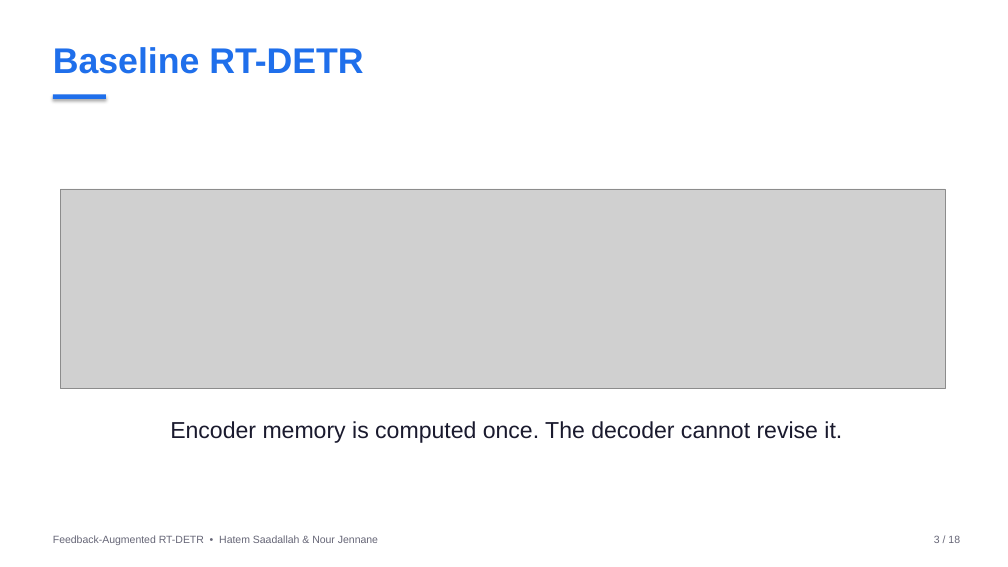
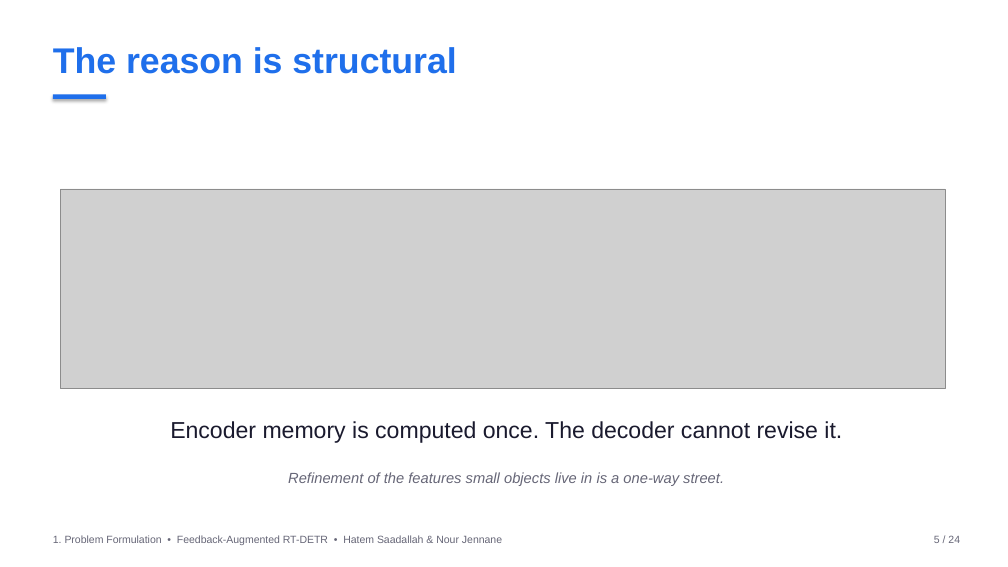
Before and after one commit to HatemSaadallah/feedback-augmented-rtdetr, a slide deck: slide 5 of presentation/feedback_rtdetr_presentation.pptx (slide 3 before the commit). Drawn at 1008x567 pixels with LibreOffice and Linux fonts; fonts in the diff are those of the drawing; grey boxes stand for pictures. Boxes give left, top, right and bottom in pixels: in the first picture for what was removed or moved away, otherwise in the second. Text is boxed around its words. In the diff, an @@ line names an element or a change of style, - is before the commit and + after.

```diff
--- a/presentation/feedback_rtdetr_presentation.pptx
+++ b/presentation/feedback_rtdetr_presentation.pptx
@@ text at (53,47,456,74): text changed @@
-Baseline RT-DETR
+The reason is structural
@@ text added at (288,472,724,486), 14 pt, text #666677, italic @@
+Refinement of the features small objects live in is a one-way street.
@@ text at (53,535,502,545): text changed @@
-Feedback-Augmented RT-DETR • Hatem Saadallah & Nour Jennane
+1. Problem Formulation • Feedback-Augmented RT-DETR • Hatem Saadallah & Nour Jennane
@@ text at (934,535,960,543): text changed @@
-3 / 18
+5 / 24
```
Also in this commit, not shown: 11 other slides changed, 10 slides added, 4 slides removed, 5 other files.
